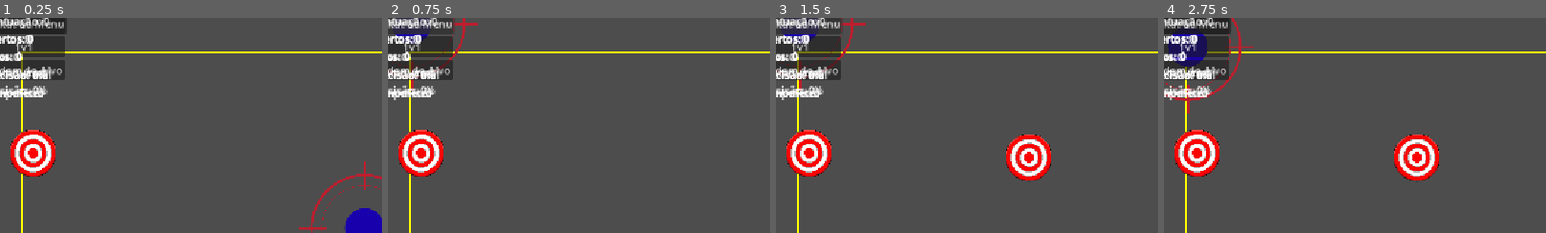
Above: before the commit, frames 1-4 (left to right).
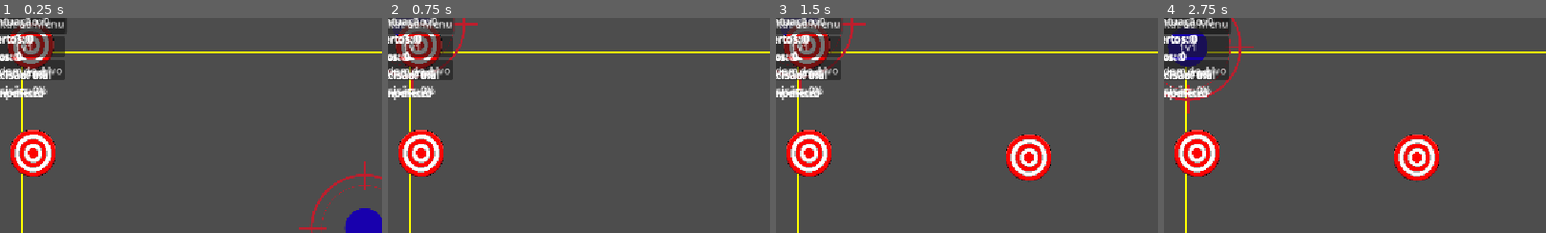
Above: after the commit, the same moments.

Repository: ditoslv/JOGO_CG2VA
Game: Godot game, scene res://TESTES/Teste_core.tscn
Two runs of this game, one before a commit and one after it. Both use one fixed random seed, a clock stepped at 60 frames per second and the inputs below. This scene is started directly instead of the project's main scene.
Inputs:
- Up to frame 1 (0.25 s): no input
- Up to frame 2 (0.75 s): click "Solo" at 0.5 s
- Up to frame 3 (1.5 s): click "Solo" at 1.25 s
- Up to frame 4 (2.75 s): click "1v1" at 2 s
The pictures show only the part of the screen within x 2-52%, y 1-51%; the shares and areas given below are measured in that part.

The runs differ from the first frame. In frame 1, 1.7% of the frame differs, in the area x 2-15%, y 3-24%; in frame 2, 1.8%; in frame 3, 1.8%; in frame 4, nothing differs.
Error after the commit: Invalid assignment of property or key 'visible' with value of type 'bool' on a base object of type 'null instance'. (res://scripts/Target/Target.gd:84)

Commit message:
Alterações no escopo geral
Aplicação dos outros 5 recursos necessários

Criação do Game base com alvo

Diff:
--- /dev/null
+++ b/Resources/Fases/fase_02_translacao.tres
@@ -0,0 +1,16 @@
+[gd_resource type="Resource" script_class="FaseConfig" load_steps=2 format=3]
+
+[ext_resource type="Script" path="res://scripts/Core/FaseConfig.gd" id="1"]
+
+[resource]
+script = ExtResource("1")
+nome_fase = "Fase 2 - Translacao"
+quantidade_alvos_simultaneos = 3
+total_de_alvos = 10
+intervalo_spawn = 1.1
+velocidade_base = 80.0
+direcao_padrao = Vector2(1, 0)
+velocidade_angular_padrao = 0.0
+escala_min_padrao = 1.0
+escala_max_padrao = 1.0
+tempo_de_vida_padrao = 3.5
--- /dev/null
+++ b/Resources/Fases/fase_03_rapidos_menores.tres
@@ -0,0 +1,16 @@
+[gd_resource type="Resource" script_class="FaseConfig" load_steps=2 format=3]
+
+[ext_resource type="Script" path="res://scripts/Core/FaseConfig.gd" id="1"]
+
+[resource]
+script = ExtResource("1")
+nome_fase = "Fase 3 - Rapidos e Menores"
+quantidade_alvos_simultaneos = 3
+total_de_alvos = 10
+intervalo_spawn = 1.0
+velocidade_base = 200.0
+direcao_padrao = Vector2(1, 0)
+velocidade_angular_padrao = 0.0
+escala_min_padrao = 0.6
+escala_max_padrao = 0.6
+tempo_de_vida_padrao = 2.5
--- /dev/null
+++ b/Resources/Fases/fase_04_rotacao.tres
@@ -0,0 +1,16 @@
+[gd_resource type="Resource" script_class="FaseConfig" load_steps=2 format=3]
+
+[ext_resource type="Script" path="res://scripts/Core/FaseConfig.gd" id="1"]
+
+[resource]
+script = ExtResource("1")
+nome_fase = "Fase 4 - Rotacao"
+quantidade_alvos_simultaneos = 3
+total_de_alvos = 10
+intervalo_spawn = 1.0
+velocidade_base = 0.0
+direcao_padrao = Vector2(0, 0)
+velocidade_angular_padrao = 3.0
+escala_min_padrao = 1.0
+escala_max_padrao = 1.0
+tempo_de_vida_padrao = 3.0
--- /dev/null
+++ b/Resources/Fases/fase_05_escala.tres
@@ -0,0 +1,16 @@
+[gd_resource type="Resource" script_class="FaseConfig" load_steps=2 format=3]
+
+[ext_resource type="Script" path="res://scripts/Core/FaseConfig.gd" id="1"]
+
+[resource]
+script = ExtResource("1")
+nome_fase = "Fase 5 - Escala"
+quantidade_alvos_simultaneos = 3
+total_de_alvos = 10
+intervalo_spawn = 0.9
+velocidade_base = 0.0
+direcao_padrao = Vector2(0, 0)
+velocidade_angular_padrao = 0.0
+escala_min_padrao = 0.6
+escala_max_padrao = 1.4
+tempo_de_vida_padrao = 3.0
--- /dev/null
+++ b/Resources/Fases/fase_06_combinado.tres
@@ -0,0 +1,16 @@
+[gd_resource type="Resource" script_class="FaseConfig" load_steps=2 format=3]
+
+[ext_resource type="Script" path="res://scripts/Core/FaseConfig.gd" id="1"]
+
+[resource]
+script = ExtResource("1")
+nome_fase = "Fase 6 - Combinado"
+quantidade_alvos_simultaneos = 3
+total_de_alvos = 10
+intervalo_spawn = 0.9
+velocidade_base = 100.0
+direcao_padrao = Vector2(1, 0)
+velocidade_angular_padrao = 2.0
+escala_min_padrao = 0.8
+escala_max_padrao = 1.2
+tempo_de_vida_padrao = 3.0
--- /dev/null
+++ b/scenes/Core/GameBase.tscn
@@ -0,0 +1,30 @@
+[gd_scene load_steps=7 format=3]
+
+[ext_resource type="Script" path="res://scripts/Core/GameBase.gd" id="1"]
+[ext_resource type="Script" path="res://scripts/Core/Mira.gd" id="2"]
+[ext_resource type="Texture2D" path="res://SPRITES/MIRA.png" id="3"]
+[ext_resource type="Script" path="res://scripts/Core/Disparo.gd" id="4"]
+[ext_resource type="Script" path="res://scripts/Core/TargetSpawner.gd" id="5"]
+[ext_resource type="PackedScene" path="res://scenes/Targets/Target.tscn" id="6"]
+
+[node name="GameBase" type="Node2D"]
+script = ExtResource("1")
+
+[node name="Mira" type="Node2D" parent="."]
+script = ExtResource("2")
+
+[node name="Sprite2D" type="Sprite2D" parent="Mira"]
+scale = Vector2(0.4, 0.4)
+texture = ExtResource("3")
+
+[node name="Disparo" type="Node2D" parent="."]
+script = ExtResource("4")
+
+[node name="Spawner" type="Node2D" parent="."]
+script = ExtResource("5")
+target_scene = ExtResource("6")
+
+[node name="Cronometro" type="Timer" parent="."]
+one_shot = true
+
+[node name="HUD" type="CanvasLayer" parent="."]
--- /dev/null
+++ b/scripts/Core/GameBase.gd
@@ -0,0 +1,43 @@
+extends Node2D
+class_name GameBase
+
+## Cena-núcleo compartilhada pelos três modos (Solo, 1v1 via Solo,
+## Ordem do Alvo). Reúne mira, disparo, spawner e cronômetro.
+##
+## Quem orquestra fases e rodadas (SoloMode.gd, e depois VersusMode/
+## OrderMode) deve chamar os métodos abaixo, em vez de acessar
+## $Spawner ou $Cronometro diretamente — isso mantém a GameBase como
+## o único ponto de contato entre "o que orquestra a partida" e
+## "os sistemas do Core".
+
+signal fase_concluida()
+
+@onready var spawner: TargetSpawner = $Spawner
+@onready var cronometro: Timer = $Cronometro
+
+
+func _ready() -> void:
+	spawner.fase_concluida.connect(func(): fase_concluida.emit())
+
+
+## Chamar UMA VEZ no início de uma rodada inteira (não a cada fase!).
+## No Solo: uma vez, antes da fase 1. No 1v1: uma vez para CADA uma
+## das duas execuções (jogador 1 e jogador 2), para o placar de cada
+## um começar do zero.
+func resetar_rodada() -> void:
+	ScoreSystem.resetar()
+	cronometro.stop()
+
+
+## Chamar a cada fase/nível dentro da rodada.
+## duracao_segundos é opcional: só usar cronômetro se o critério de
+## fim de fase for por tempo (em vez de "todos os alvos resolvidos",
+## que o TargetSpawner já cobre via fase_concluida).
+func iniciar_fase(fase: FaseConfig, duracao_segundos: float = 0.0) -> void:
+	spawner.iniciar_fase(fase)
+	if duracao_segundos > 0.0:
+		cronometro.start(duracao_segundos)
+
+
+func parar_fase() -> void:
+	cronometro.stop()
--- a/scripts/Target/Target.gd
+++ b/scripts/Target/Target.gd
@@ -28,6 +28,7 @@
 
 @onready var _collision: CollisionShape2D = $CollisionShape2D
 @onready var _sprite: Sprite2D = $Sprite2D
+@onready var _particulas: CPUParticles2D = $Particulas
 
 
 func _ready() -> void:
@@ -80,7 +81,7 @@
 	_tempo_restante = tempo_de_vida
 	_tempo_escala = 0.0
 	is_active = true
-	visible = true
+	_sprite.visible = true
 	_collision.disabled = false
 	scale = Vector2.ONE
 	rotation = 0.0
@@ -92,7 +93,9 @@
 		return
 	is_active = false
 	_collision.disabled = true
-	visible = false
+	_sprite.visible = false
+	if _particulas:
+		_particulas.restart()
 	target_hit.emit(pontos)
 	target_resolved.emit(self)
 
@@ -100,7 +103,8 @@
 ## Usada tanto pelo acerto quanto pela expiração por tempo.
 func desativar() -> void:
 	is_active = false
-	visible = false
+	if _sprite:
+		_sprite.visible = false
 	if _collision:
 		_collision.disabled = true
 
Not shown, added: scripts/Core/GameBase.gd.uid
